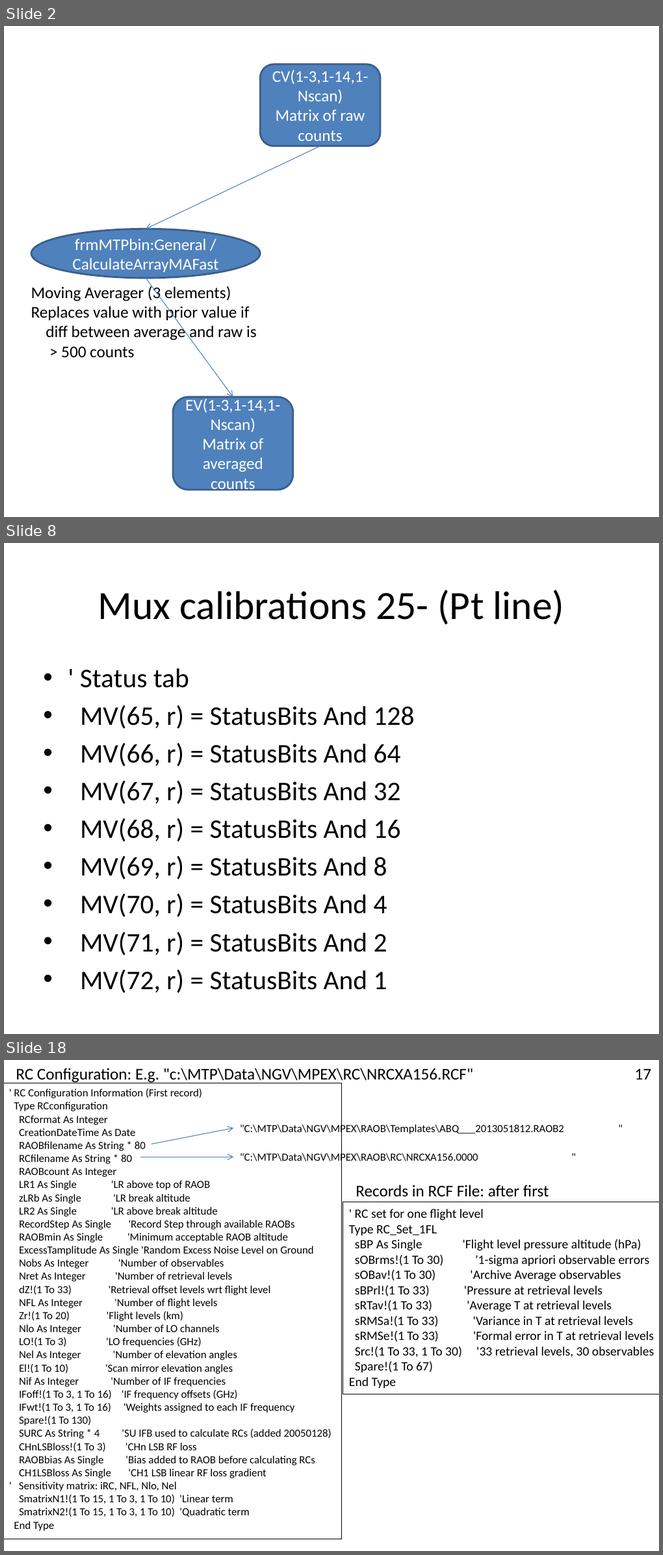
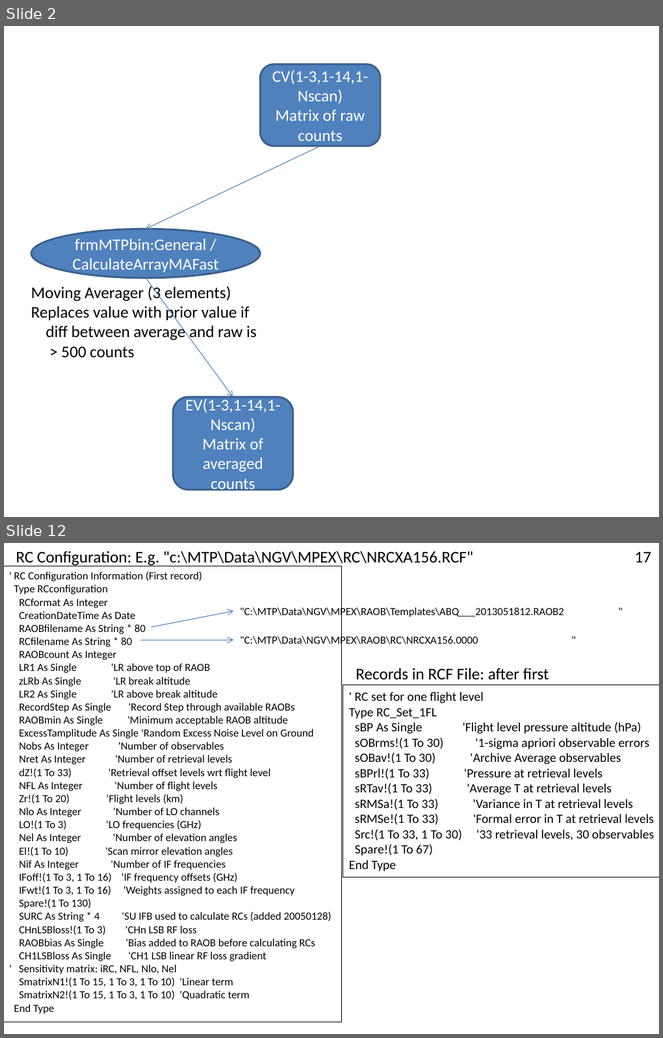
Before and after one commit to NCAR/nimbus, a slide deck: instruments/mtp/doc/MTP-DFD.pptx. Shown one above the other, each under a label of ours: slides 2, 8 and 18 before the commit, slides 2 and 12 after it; the slides between them are not shown. The pictures are 663x1555 and 663x1038 pixels, drawn with LibreOffice and Linux fonts; fonts in the diff are those of the drawing. Boxes give left, top, right and bottom in pixels: in the first picture for what was removed or moved away, otherwise in the second. Text is boxed around its words. In the diff, an @@ line names an element or a change of style, - is before the commit and + after.

```diff
--- a/instruments/mtp/doc/MTP-DFD.pptx
+++ b/instruments/mtp/doc/MTP-DFD.pptx
@@ slide 8 removed at <box>4,543,659,1034</box>, background #FFFFFF @@
@@ title removed at <box>98,590,565,625</box> @@
-Mux calibrations 25- (Pt line)
@@ text removed at <box>80,668,415,993</box> @@
-• ' Status tab
-• MV(65, r) = StatusBits And 128
-• MV(66, r) = StatusBits And 64
-• MV(67, r) = StatusBits And 32
-• MV(68, r) = StatusBits And 16
-• MV(69, r) = StatusBits And 8
-• MV(70, r) = StatusBits And 4
-• MV(71, r) = StatusBits And 2
-• MV(72, r) = StatusBits And 1
@@ what was slide 18 is now slide 12 @@
```
Also in this commit, not shown: 11 slides changed, 5 other slides removed.
